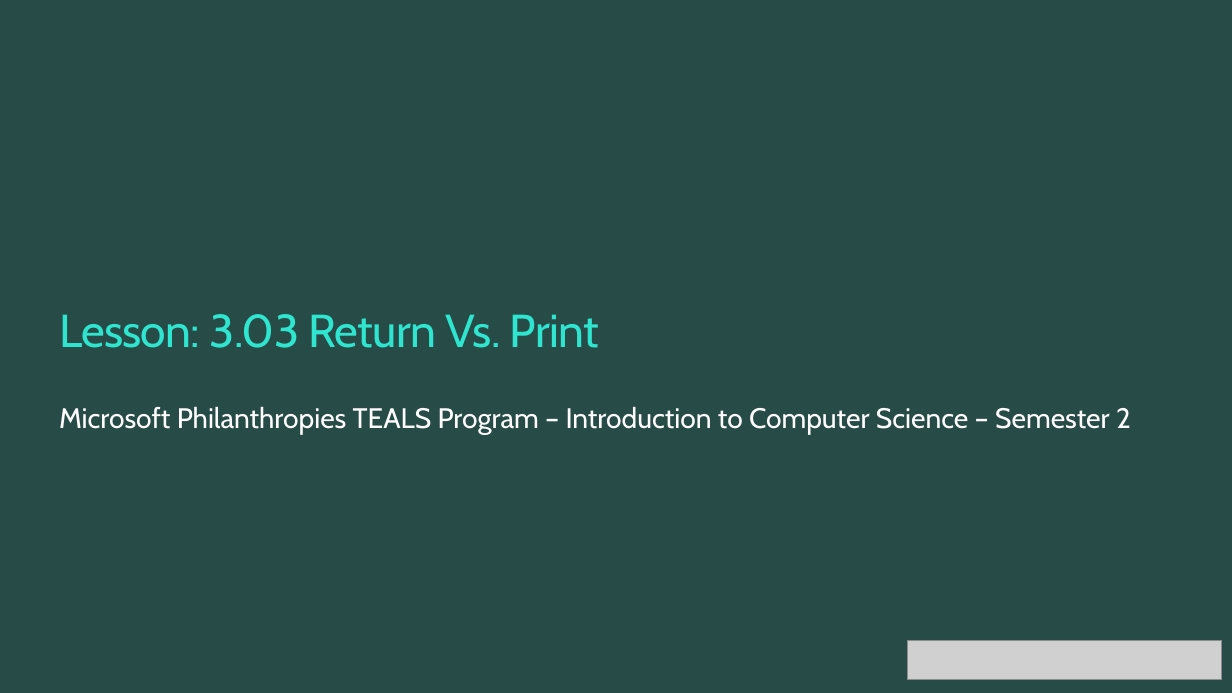
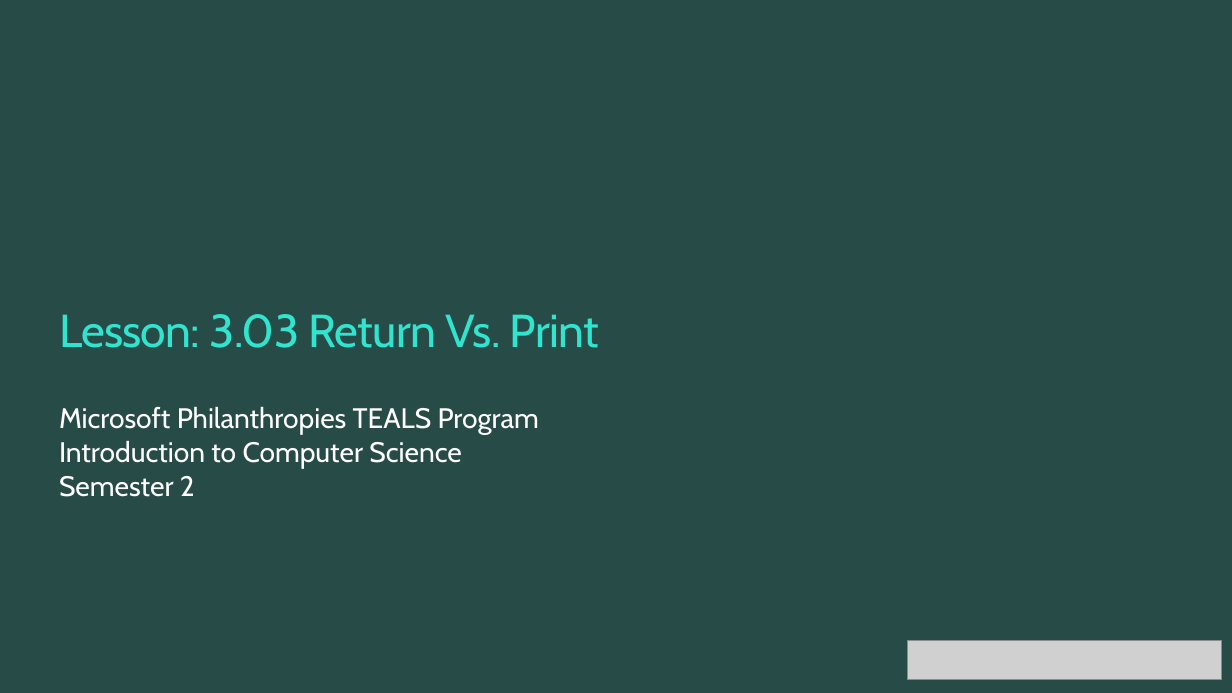
Before and after one commit to TEALSK12/2nd-semester-introduction-to-computer-science, a slide deck: slide 1 of units/3_unit/slidedecks/Intro Python 3.03 TEALS.pptx. Drawn at 1232x693 pixels with LibreOffice and Linux fonts; fonts in the diff are those of the drawing; grey boxes stand for pictures; background and template pictures are left out. Boxes give left, top, right and bottom in pixels: in the first picture for what was removed or moved away, otherwise in the second. Text is boxed around its words. In the diff, an @@ line names an element or a change of style, - is before the commit and + after.

```diff
--- a/units/3_unit/slidedecks/Intro Python 3.03 TEALS.pptx
+++ b/units/3_unit/slidedecks/Intro Python 3.03 TEALS.pptx
@@ text at <box>59,407,539,497</box>: text changed @@
-Microsoft Philanthropies TEALS Program – Introduction to Computer Science – Semester 2
+Microsoft Philanthropies TEALS Program
+Introduction to Computer Science
+Semester 2
```
Also in this commit, not shown: 10 other slides changed, 18 other files.
